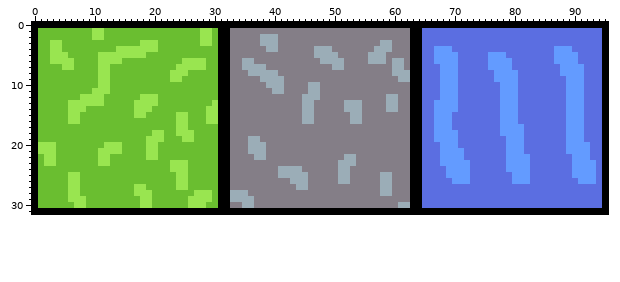
One commit to this sprite sheet: assets/textures/tiles.png. The picture above is the old version.
The file is 96x32 pixels.
Once edited:
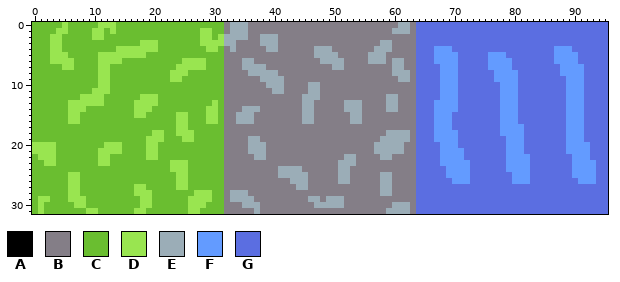
Palette (. is transparent): A #000000  B #847e87  C #6abe30  D #99e550  E #9badb7  F #639bff  G #5b6ee1
What changed:
Changed rows in their new state; - is an unchanged pixel.
first column x 0:
 0 CCCCCDCCCCCDDDCCCCCCCCCCCCCCCCCCBEEEBBBBBBBBBBBBBBBBBBBBBBBBBEEBGGGGGGGGGGGGGGGGGGGGGGGGGGGGGGGG
 1 C---DD-------D-----------------CBEEE------------------------EEEBG------------------------------G
 2 C--DD--------------------------DEEEE---------------------------BG------------------------------G
 3 C-----------------------------DDEE-----------------------------BG------------------------------G
 4 C----------------------------DDCBE-----------------------------BG------------------------------G
 5 C------------------------------CB------------------------------BG------------------------------G
 6 C------------------------------CB------------------------------BG------------------------------G
 7 C------------------------------CB------------------------------BG------------------------------G
 8 C------------------------------CB------------------------------BG------------------------------G
 9 C------------------------------CB------------------------------BG------------------------------G
10 C------------------------------CB------------------------------BG------------------------------G
11 C------------------------------CB------------------------------BG------------------------------G
12 C------------------------------CB------------------------------BG------------------------------G
13 C------------------------------CB------------------------------BG------------------------------G
14 C------------------------------CB--EEE-------------------------BG------------------------------G
15 C------------------------------CB-EEE--------------------------BG------------------------------G
16 C------------------------------CB-EEE--------------------------BG------------------------------G
17 C------------------------------CB------------------------------BG------------------------------G
18 C------------------------------CB--------------------------EEEEBG------------------------------G
19 C------------------------------CB-------------------------EEEEEBG------------------------------G
20 D------------------------------CB------------------------EEEEE-BG------------------------------G
21 D------------------------------CB------------------------EEEEE-BG------------------------------G
22 CD-----------------------------CB-------------------------EE---BG------------------------------G
23 C------------------------------CB------------------------------BG------------------------------G
24 C------------------------------CB------------------------------BG------------------------------G
25 C------------------------------CB------------------------------BG------------------------------G
26 C------------------------------CB------------------------------BG------------------------------G
27 C------------------------------CB------------------------------BG------------------------------G
28 C------------------------------CB------------------------------BG------------------------------G
29 CDD----------------------------CB-------------EE-EEE-----------BG------------------------------G
30 CD-----------------------------CB----E---------EEEEE--------E--BG------------------------------G
31 CDCCCCCCCDDCCCCCCDDCCCCCCCDDCCCCBBBBBEBBBBBBBBBBBBBBBBBBBBBEEEEBGGGGGGGGGGGGGGGGGGGGGGGGGGGGGGGG
Changed places in both pictures, as pixel boxes (x1, y1, x2, y2):
changed: (32, 22, 608, 214)
